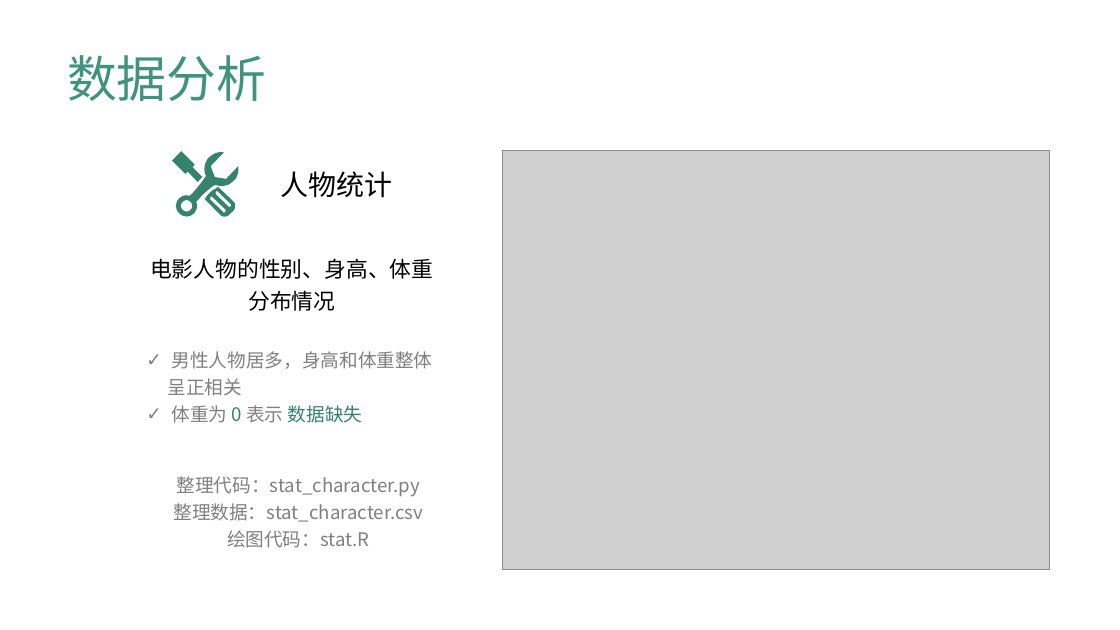
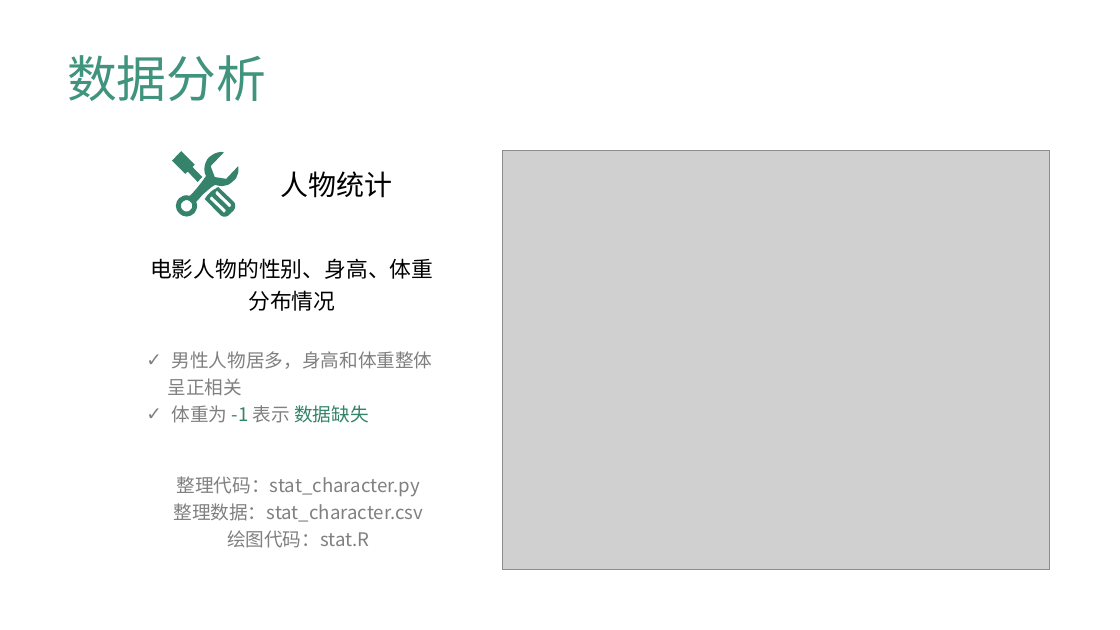
Before and after one commit to Honlan/starwar-visualization, a slide deck: slide 18 of 星战图谱可视化.pptx (slide 17 before the commit). Drawn at 1120x630 pixels with LibreOffice and Linux fonts; fonts in the diff are those of the drawing; grey boxes stand for pictures. Boxes give left, top, right and bottom in pixels: in the first picture for what was removed or moved away, otherwise in the second. Text is boxed around its words. In the diff, an @@ line names an element or a change of style, - is before the commit and + after.

Commit message:
modify ppt

```diff
--- a/星战图谱可视化.pptx
+++ b/星战图谱可视化.pptx
@@ text at [172, 405, 369, 423]: text changed; text colour #808080 to #34836A @@
-✓ 体重为 0 表示 数据缺失
+✓ 体重为 -1 表示 数据缺失
```
Also in this commit, not shown: 3 other slides changed, 1 slide added, 28 other files.
